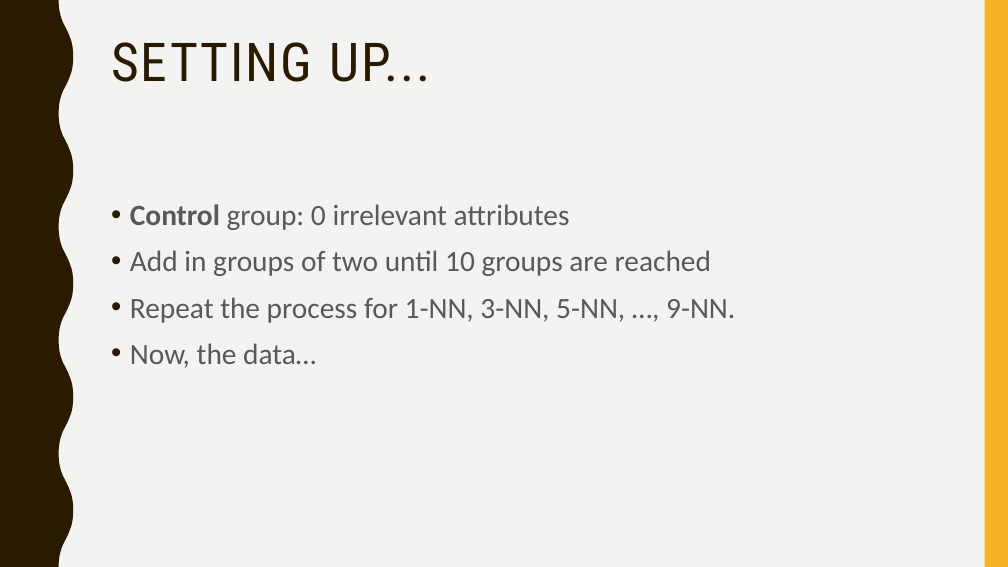
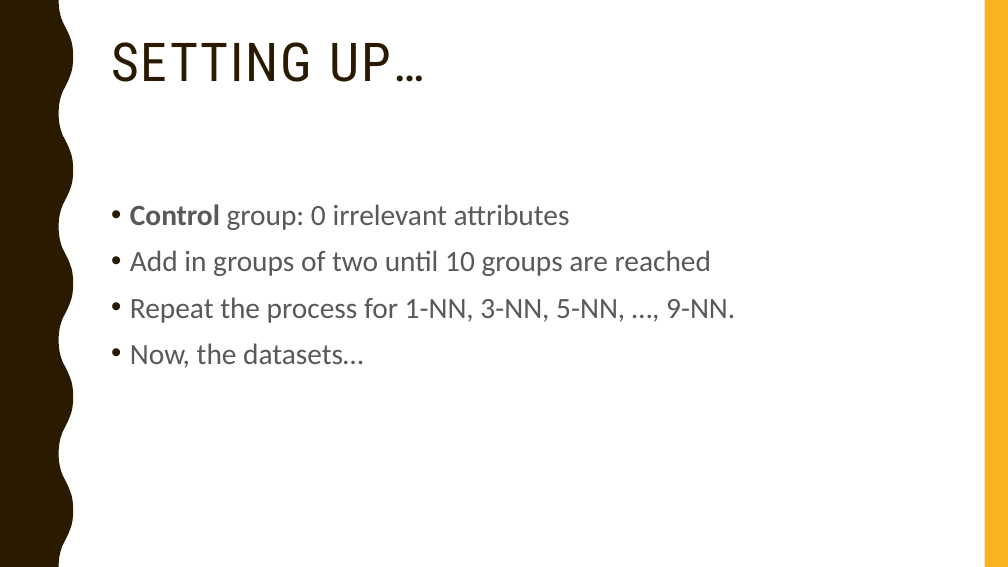
Before and after one commit to gururaj-shriram/ece548-machine-learning, a slide deck: slide 8 of proj1/presentation/pres.pptx. Drawn at 1008x567 pixels with LibreOffice and Linux fonts; fonts in the diff are those of the drawing. Boxes give left, top, right and bottom in pixels: in the first picture for what was removed or moved away, otherwise in the second. Text is boxed around its words. In the diff, an @@ line names an element or a change of style, - is before the commit and + after.

Commit message:
minor updates to presentation

```diff
--- a/proj1/presentation/pres.pptx
+++ b/proj1/presentation/pres.pptx
@@ background #F3F3F2 to #FFFFFF @@
@@ title at <box>111,42,425,82</box>: text changed @@
-SETTING UP...
+SETTING UP…
@@ text at <box>130,343,363,368</box>: text changed @@
-• Now, the data…
+• Now, the datasets…
```
Also in this commit, not shown: 30 other slides changed, 2 slides added.
